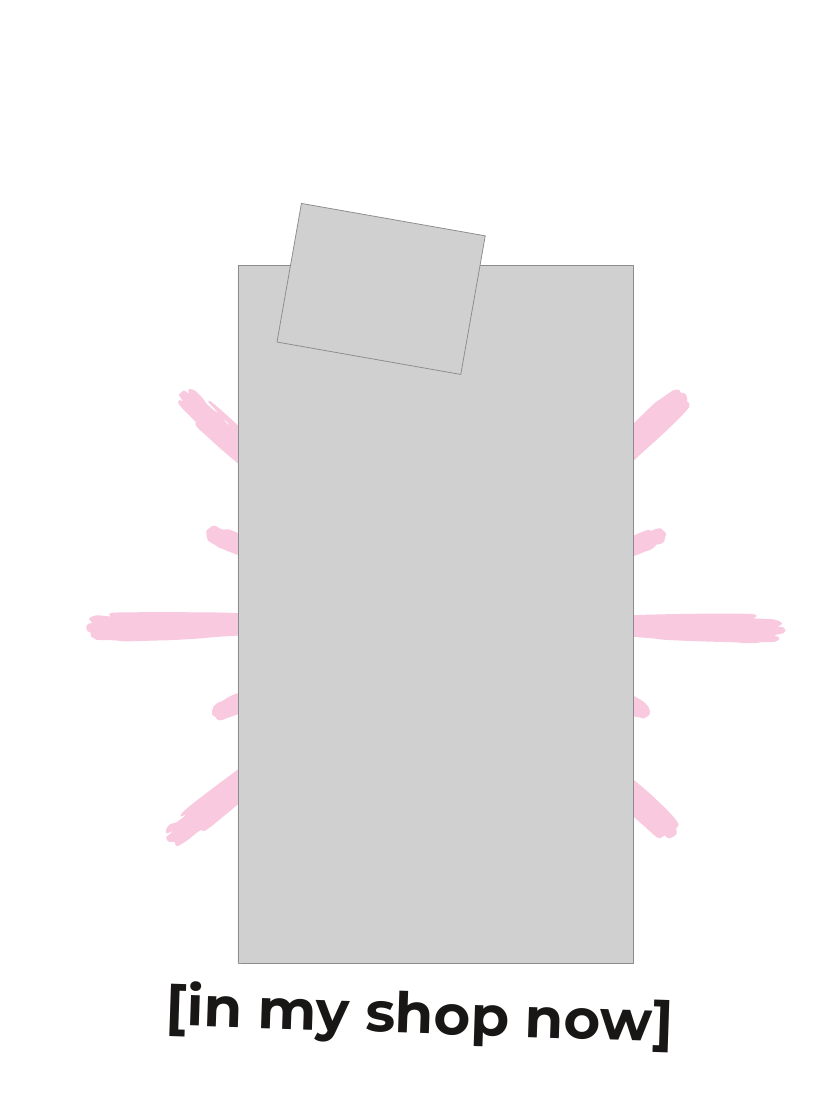
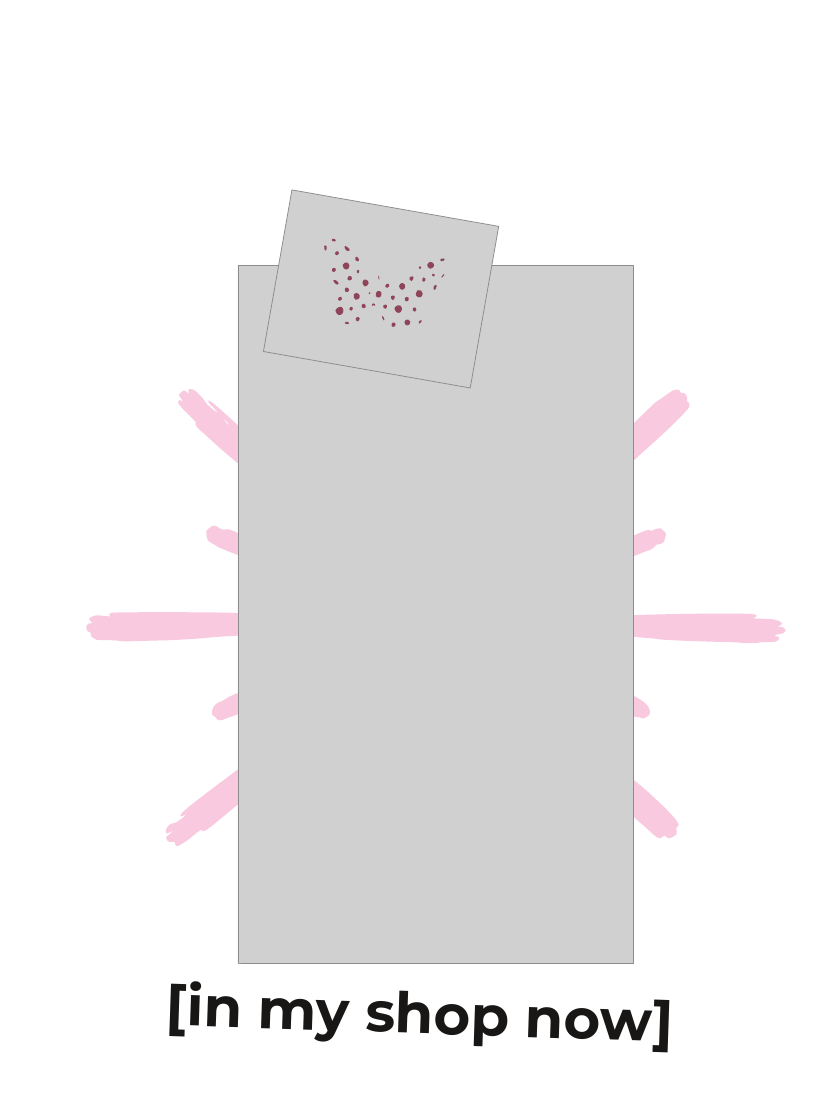
Before and after one commit to ScrollySocial/scrolly-engine, a slide deck: slide 7 of automation/reel-template-pack/09-who-its-for/carousel/Template 09 - Who its for - Carousel.pptx. Drawn at 840x1120 pixels with LibreOffice and Linux fonts; fonts in the diff are those of the drawing; grey boxes stand for pictures; background and template pictures are left out. Boxes give left, top, right and bottom in pixels: in the first picture for what was removed or moved away, otherwise in the second. Text is boxed around its words. In the diff, an @@ line names an element or a change of style, - is before the commit and + after.

```diff
--- a/automation/reel-template-pack/09-who-its-for/carousel/Template 09 - Who its for - Carousel.pptx
+++ b/automation/reel-template-pack/09-who-its-for/carousel/Template 09 - Who its for - Carousel.pptx
@@ picture resized from (x1=277, y1=204, x2=485, y2=375) to (x1=264, y1=190, x2=499, y2=388) @@
@@ freeform shape added at (x1=264, y1=190, x2=499, y2=388), fill #7A1732 at 75% opacity @@
```
Also in this commit, not shown: 7 other slides changed, 23 other files.
